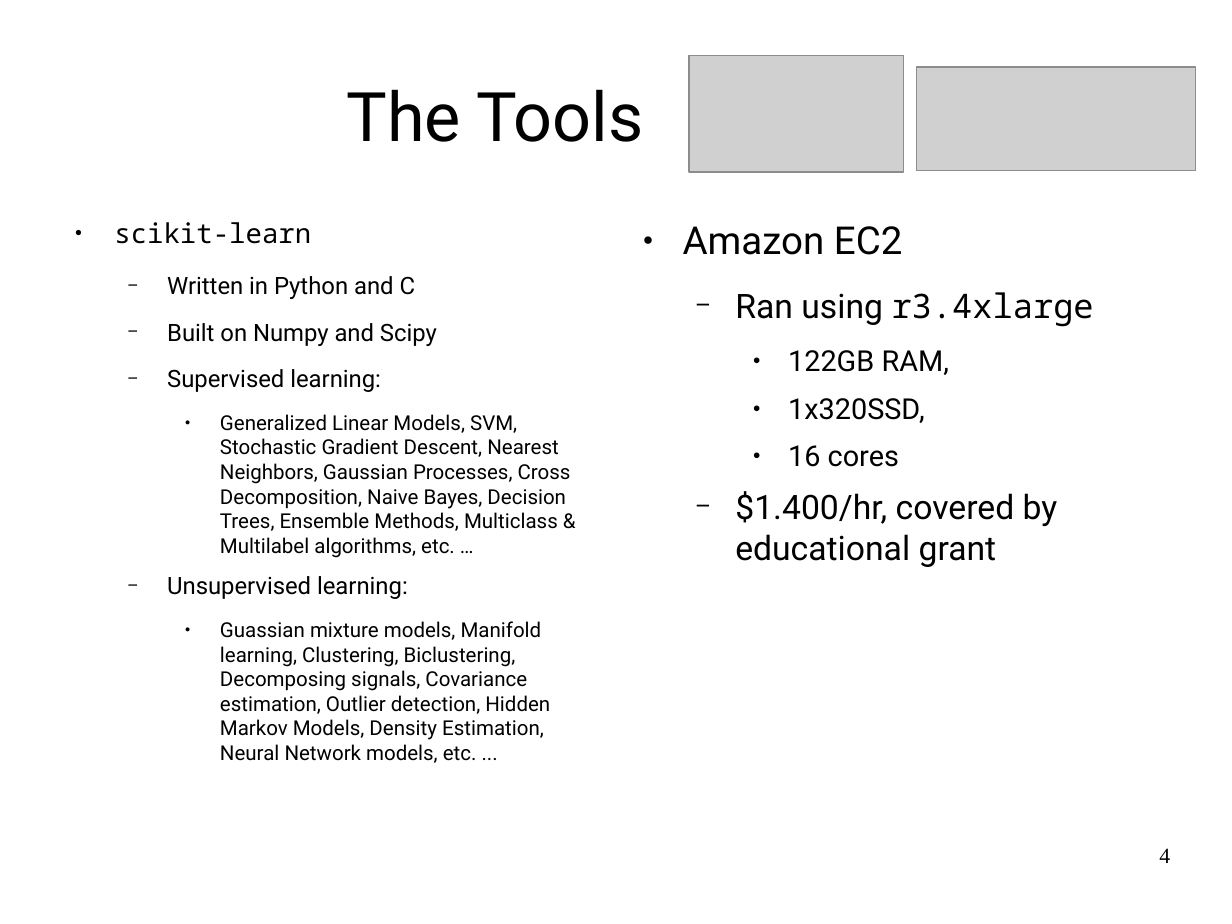
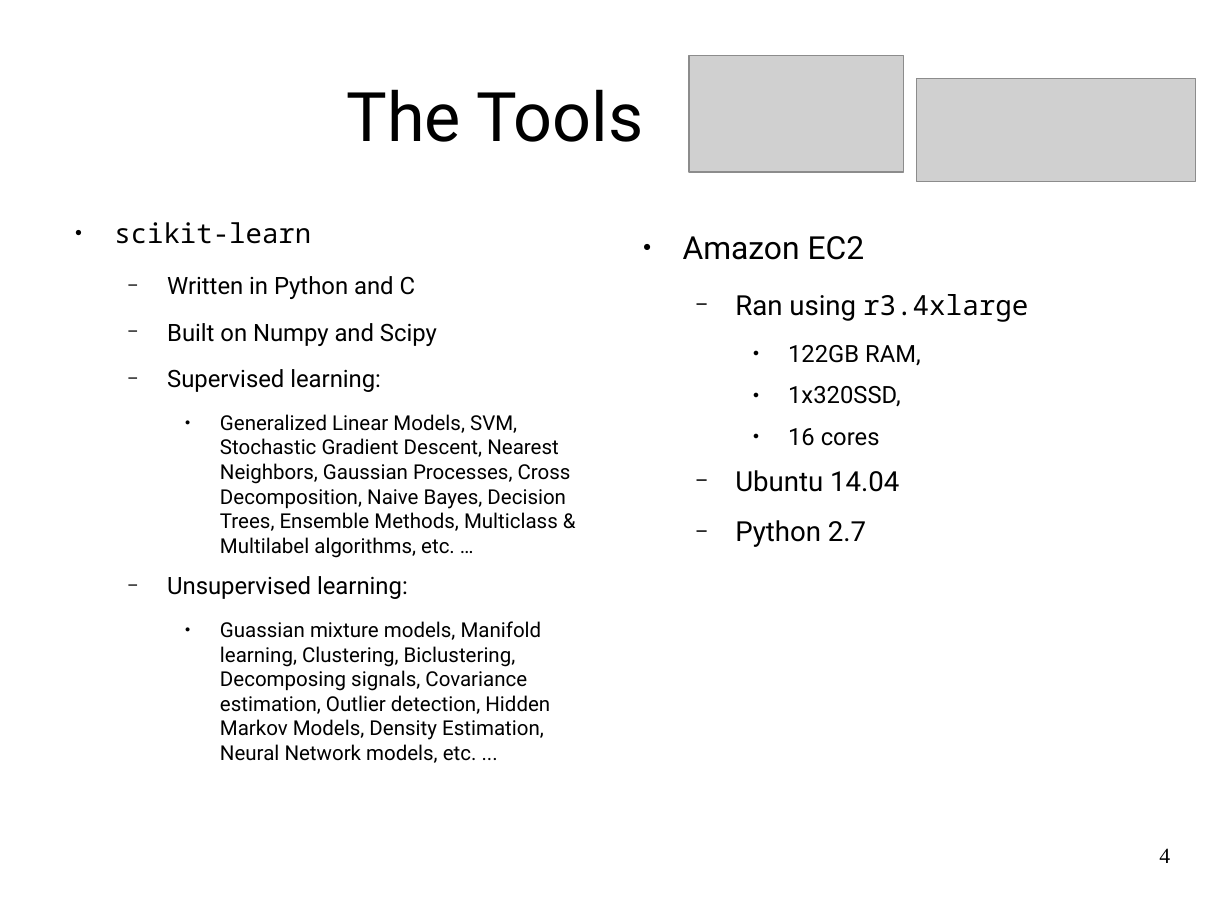
Before and after one commit to jrouly/stackmining, a slide deck: slide 4 of presentation/rouly_wells_presentation.odp. Drawn at 1232x924 pixels with LibreOffice and Linux fonts; fonts in the diff are those of the drawing; grey boxes stand for pictures; background and template pictures are left out. Boxes give left, top, right and bottom in pixels: in the first picture for what was removed or moved away, otherwise in the second. Text is boxed around its words. In the diff, an @@ line names an element or a change of style, - is before the commit and + after.

```diff
--- a/presentation/rouly_wells_presentation.odp
+++ b/presentation/rouly_wells_presentation.odp
@@ picture: place and size @@
-picture at bbox=[917, 67, 1196, 170]
+picture at bbox=[917, 78, 1196, 181]
@@ text "Amazon EC2": place and size @@
-text "Amazon EC2" at bbox=[683, 226, 1094, 567]
+text "Amazon EC2" at bbox=[683, 236, 1028, 547]
@@ text at bbox=[683, 236, 1028, 446]: size 24.8 to 20.5 pt in "Amazon EC2"; size 21.7 to 17.8 pt in "Ran using r3.4xlarge"; size 18.6 to 15.3 pt in "122GB RAM,", "1x320SSD,", "16 cores" @@
@@ text at bbox=[735, 470, 899, 547]: text changed; size 21.7 to 17.8 pt @@
-  − $1.400/hr, covered by educational grant
+  − Ubuntu 14.04
+  − Python 2.7
```
Also in this commit, not shown: 2 other slides changed, 1 slide added, 1 slide removed.
